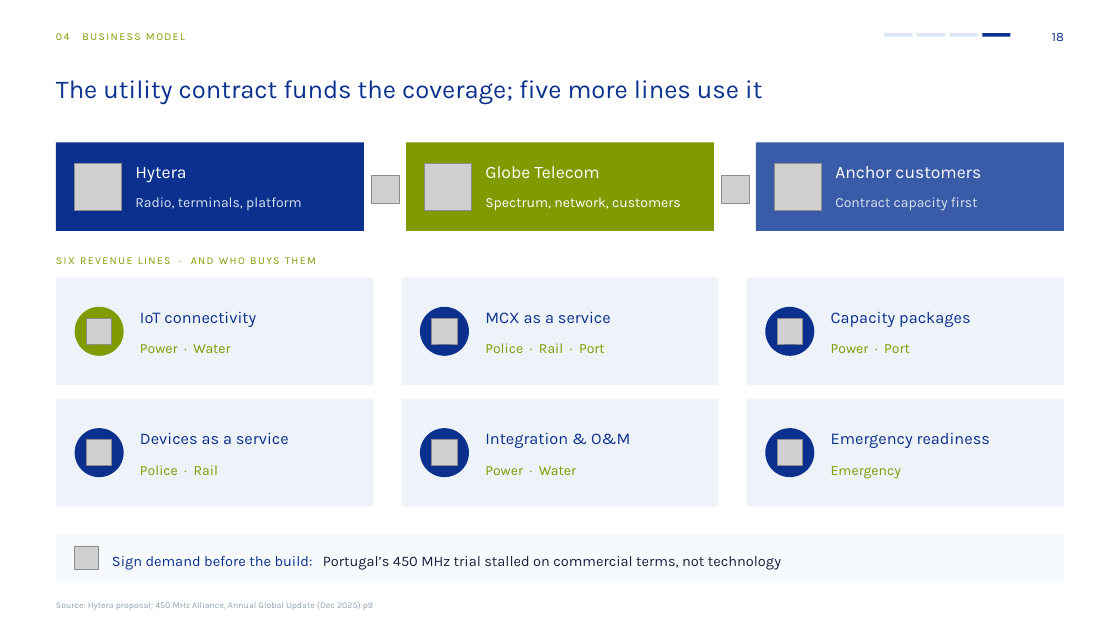
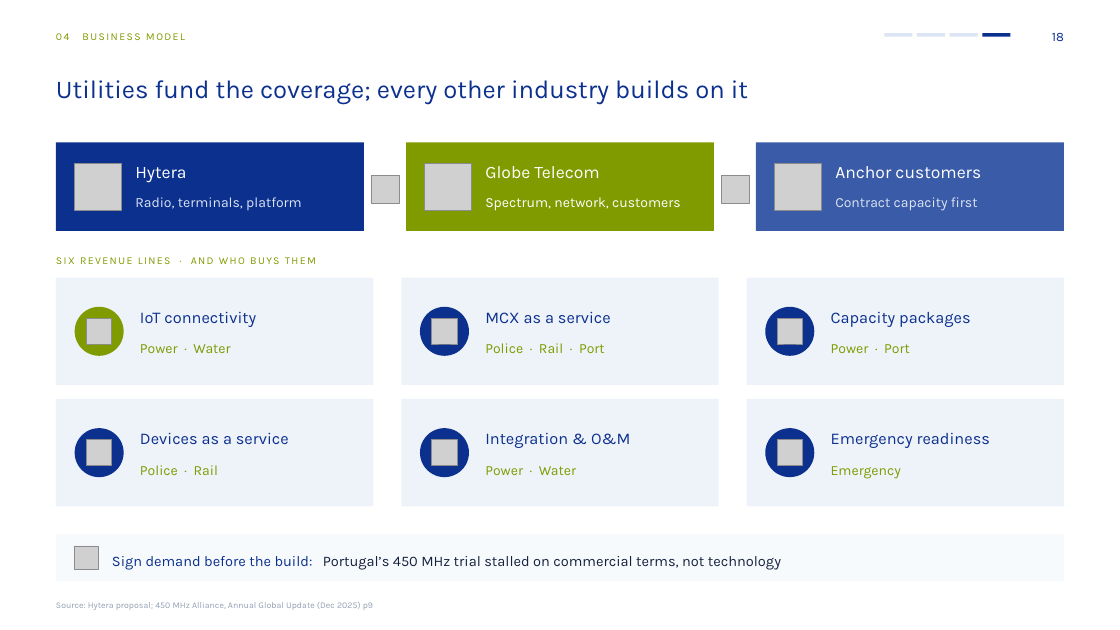
Before and after one commit to mearneste4-max/Philippines-450M, a slide deck: slide 18 of 01_交付物/菲律宾450M方案_v8.pptx. Drawn at 1120x630 pixels with LibreOffice and Linux fonts; fonts in the diff are those of the drawing; grey boxes stand for pictures. Boxes give left, top, right and bottom in pixels: in the first picture for what was removed or moved away, otherwise in the second. Text is boxed around its words. In the diff, an @@ line names an element or a change of style, - is before the commit and + after.

```diff
--- a/01_交付物/菲律宾450M方案_v8.pptx
+++ b/01_交付物/菲律宾450M方案_v8.pptx
@@ text at bbox=[56, 80, 748, 104]: text changed @@
-The utility contract funds the coverage; five more lines use it
+Utilities fund the coverage; every other industry builds on it
```
Also in this commit, not shown: 4 other slides changed, 8 other files.
